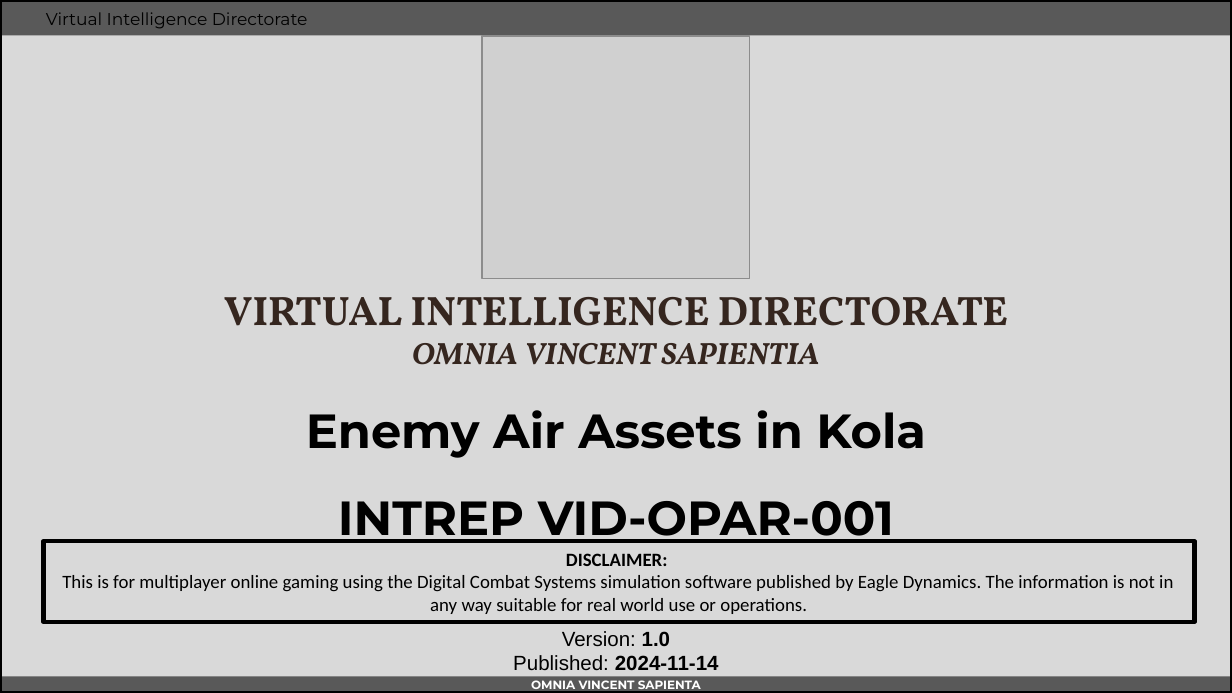
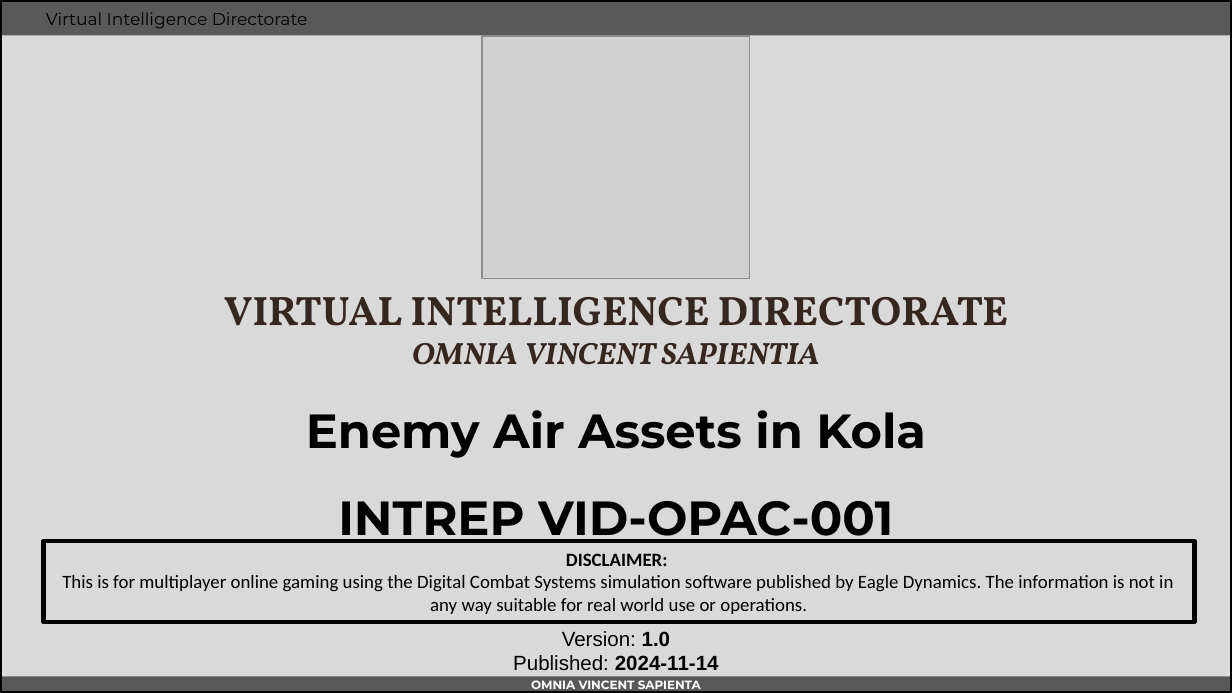
Before and after one commit to 132nd-vWing/OPAT-background, a slide deck: slide 1 of INTEL/VID/WIP/INTREP VID OPAC-001 - Enemy Air Assets in Notia and Kambiland.pptx. Drawn at 1232x693 pixels with LibreOffice and Linux fonts; fonts in the diff are those of the drawing; grey boxes stand for pictures; background and template pictures are left out. Boxes give left, top, right and bottom in pixels: in the first picture for what was removed or moved away, otherwise in the second. Text is boxed around its words. In the diff, an @@ line names an element or a change of style, - is before the commit and + after.

Commit message:
chg: Updated all targets in the TGT list with DPIs in OPAC.miz, updated target list, CombatFlite and "Notia as candidate for air attack" with the same information. Updated OPAC TGT effect with additional buildings that provide ruins (still lacking testing of how many explosives needed per building).

```diff
--- a/INTEL/VID/WIP/INTREP VID OPAC-001 - Enemy Air Assets in Notia and Kambiland.pptx
+++ b/INTEL/VID/WIP/INTREP VID OPAC-001 - Enemy Air Assets in Notia and Kambiland.pptx
@@ text at [338, 501, 893, 543]: text changed @@
-INTREP VID-OPAR-001
+INTREP VID-OPAC-001
```
Also in this commit, not shown: 6 other files.
